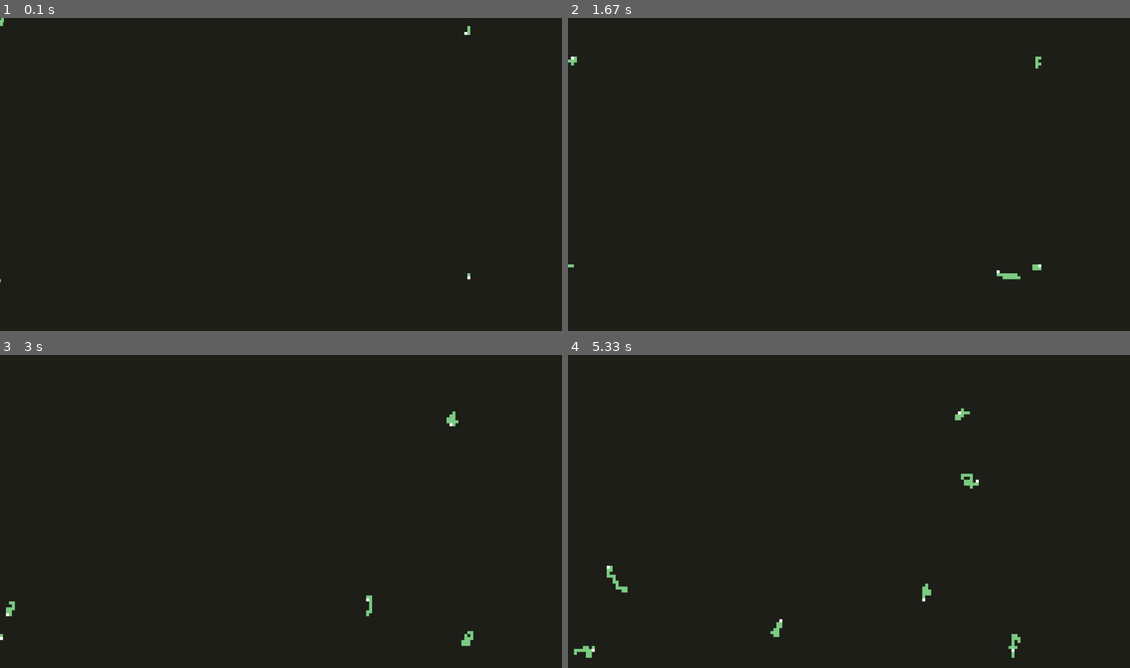
Above: before the commit, frames 1-4 (two rows, left to right).
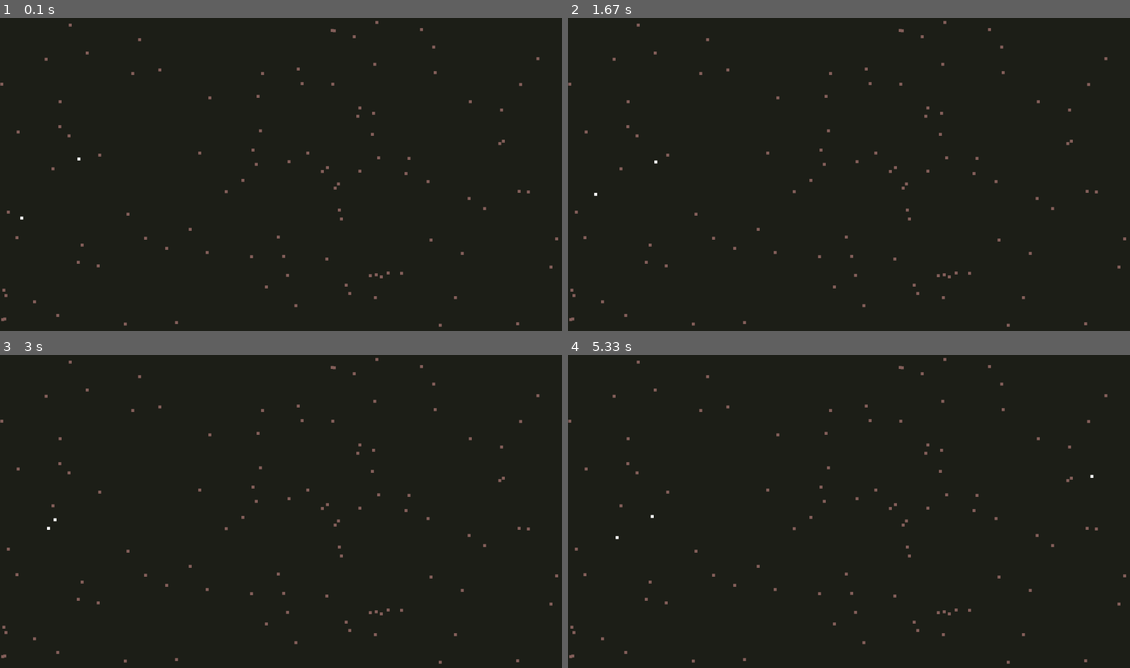
Above: after the commit, the same moments.

Repository: Moritz344/Simulation-of-Life
Game: pygame game, started from src/worm.py
The game is run twice, just before and just after one commit, with the same random seed, the same clock (stepped at 60 frames per second) and the same inputs.
Inputs:
- Up to frame 1 (0.1 s): no input
- Up to frame 2 (1.67 s): no input
- Up to frame 3 (3 s): no input
- Up to frame 4 (5.33 s): no input

The runs differ from the first frame. In frame 1, 0.7% of the frame differs, in the area x 0-100%, y 0-99%; in frame 2, 0.8%; in frame 3, 0.9%; in frame 4, 1.2%.

Commit message:
more in worm

Diff:
--- a/src/worm.py
+++ b/src/worm.py
@@ -11,9 +11,31 @@
 cols: int = 50
 cell_size: int = 10
 
+timer = pygame.time.get_ticks()
+timerDuration = 5000
+
 # LETZE VERÄNDERUNGEN:
 # schlange braucht energie zum leben
 # schlange wird müder
+
+class Food(object):
+    def __init__(self,x,y):
+        self.foodx = x
+        self.foody = y
+        self.food_block = 10
+
+
+    def update(self):
+        self.foodBlock = pygame.draw.rect(screen,(134, 97, 92),(self.foodx ,self.foody ,cell_size,cell_size))
+        self.foodRect = pygame.Rect(self.foodx,self.foody,cell_size,cell_size)
+
+        for snake in snakes:
+            if self.foodBlock.colliderect(snake.snakeRect):
+                snake.energie += 500
+                snake.snake_len += 1
+                self.foodx = random.randint(0,width)
+                self.foody = random.randint(0,height)
+
 
 def spawn_grid():
     global rows,cols,x,y
@@ -25,10 +47,21 @@
 
             #pygame.draw.rect(screen,"white",(x ,y ,cell_size ,cell_size),1)
 
+def fortpflanzung():
+    global num_snakes,timer,timerDuration
+    elapsedTime = pygame.time.get_ticks() - timer
+
+    if elapsedTime >= timerDuration :
+        timer = pygame.time.get_ticks()
+        new_snake = Snake(random.randint(0, width ),random.randint(0, height ) ,random.randint(0,2500))
+
+        snakes.append(new_snake)
+        num_snakes += 1
+
 
 
 class Snake(object):
-    def __init__(self,x,y,energie,length=20,speed=cell_size,):
+    def __init__(self,x,y,energie,length=0,speed=cell_size,):
         global num_snakes
         self.snake_speed: int = speed
         self.snake_x = x
@@ -36,9 +69,6 @@
         self.warscheinlichkeit: float = 0#0.50
         self.energie = energie
 
-
-        self.v_timer = pygame.time.get_ticks()
-        self.v_timer_duration = 1000
 
         self.snake_len: int = length
         self.snake_list = []
@@ -48,39 +78,23 @@
         self.snake_head = [self.snake_x ,self.snake_y ]
         self.snake_list.append(self.snake_head)
 
-
-
-
-
-    def fortpflanzung(self):
-        global num_snakes
-        self.elapsedTime = pygame.time.get_ticks() - self.v_timer
-
-
-        if self.elapsedTime >= self.v_timer_duration and num_snakes >= 2 and self.energie >= 150:
-            self.v_timer = pygame.time.get_ticks()
-            self.new_snake = Snake(random.randint(0, width // cell_size - 1) * cell_size,
-                                  random.randint(0, height // cell_size - 1) * cell_size,random.randint(0,50))
-            num_snakes += 1
-            snakes.append(self.new_snake)
-
-
+        self.snakeRect = pygame.Rect(self.snake_x, self.snake_y, cell_size, cell_size)
 
     def energieHandler(self):
         # lösche eine schlange wenn sie zu wenig energie hat
         global num_snakes
-        #for i,v in enumerate(snakes):
-            #print(f"Snake {i+1}: Energie: {v.energie}")
 
         if self.energie <= 0:
-            if self in snakes:
-                num_snakes -= 1
-                snakes.remove(self)
+            num_snakes -= 1
+            snakes.remove(self)
+            self.energie = 0
         # schlange wird müder
         elif self.energie <= 100:
             self.warscheinlichkeit = 0.67
 
-        return num_snakes
+        for i,v in enumerate(snakes):
+            print(f"Snake {i+1}: Energie: {v.energie}")
+
 
     def update(self):
         global num_snakes
@@ -105,6 +119,7 @@
         if len(self.snake_list) > self.snake_len:
             del self.snake_list[0]
 
+        self.snakeRect = pygame.Rect(self.snake_x, self.snake_y, cell_size, cell_size)
 
         for snake in self.snake_list:
             self.snake = pygame.draw.rect(screen,(125,205,133),(snake[0] ,snake[1] ,cell_size,cell_size))
@@ -113,26 +128,26 @@
         self.snake_head = pygame.draw.rect(screen,"white",(self.snake_x,self.snake_y ,cell_size,cell_size))
 
         if self.snake_y < 1:
-            self.snake_y = height -200
-        elif self.snake_y > height -50:
+            self.snake_y = height
+        elif self.snake_y > height :
             self.snake_y = 1
 
-        if self.snake_x > width - 350:
+        if self.snake_x > width :
             self.snake_x = 0
         elif self.snake_x < 1:
-            self.snake_x = width - 350
+            self.snake_x = width
 
     def get_position(self):
         return self.snake_x,self.snake_y
 
 num_snakes = 2
-snakes = [Snake(random.randint(0, 10), random.randint(0, 10), random.randint(0,1000)) for _ in range(num_snakes)]
+num_food = 100
+snakes = [Snake(random.randint(0, 900), random.randint(0, 900), random.randint(0,50000)) for _ in range(num_snakes)]
 
-for i,v in enumerate(snakes):
-    print(f"Snake {i+1}: Energie: {v.energie}")
+food = [Food(random.randint(0,width - 50),random.randint(0,height - 50)) for _ in range(num_food)]
 
-
-s = Snake(300,300,1000)
+s: object = Snake(0,0,0)
+fo: object = Food(0,0)
 
 run: bool = True
 while run:
@@ -145,12 +160,13 @@
 
     screen.fill((30,32,25))
     spawn_grid()
+    for f in food:
+        f.update()
 
+    fortpflanzung()
     for snake in snakes:
         snake.update()
-
-    s.fortpflanzung()
-    s.energieHandler()
+        snake.energieHandler()
 
     clock.tick(60)
     pygame.display.update()
